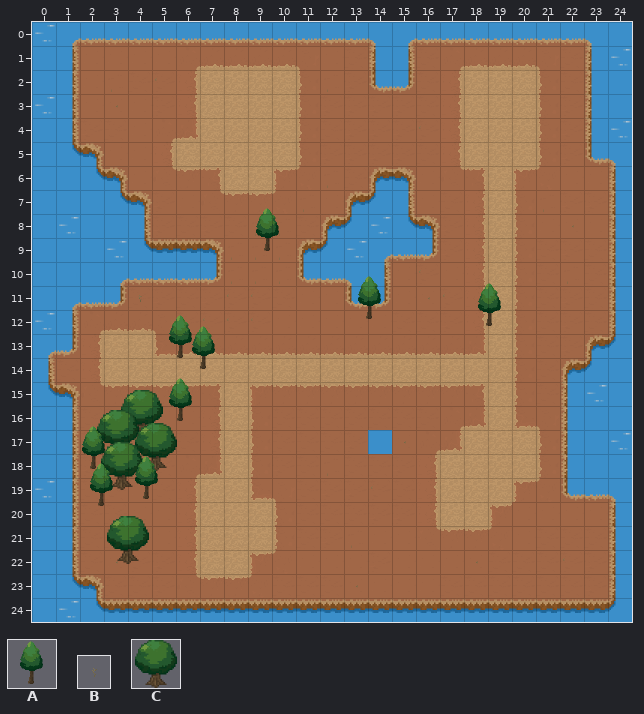
Level history. Tiled map (JSON): res/images/world/world.tmj. That is the earlier state.
Cells are 32x32 px. Shown: x 0..24, y 0..24.
Key: from "TreeTall": A 0; from "grass01": B 0; from "tree01": C 0.
Objects are placed by their top-left corner, in cells (3,4 is the top-left corner of cell 3,4); size is 1x1 cell unless given.
Layers that did not change in this view are not listed.
Objects on layer "decorLayer" before:
A "treeTall" at 8.8,7.7 size 2x2
B "grass" at 4,11
A "treeTall" at 13.1,10.5 size 2x2
A "treeTall" at 18.1,10.8 size 2x2
A at 5.2,12.2 size 2x2
A "treeTall" at 6.2,12.6 size 2x2
A "treeTall" at 5.2,14.8 size 2x2
C "treeWide" at 3.6,15.3 size 2x2
C "treeWide" at 2.6,16.2 size 2x2
C "treeWide" at 4.2,16.7 size 2x2
A "treeTall" at 1.6,16.8 size 2x2
C "treeWide" at 2.8,17.5 size 2x2
A "treeTall" at 3.8,18 size 2x2
A "treeTall" at 1.9,18.3 size 2x2
C "treeWide" at 3,20.6 size 2x2
The result:
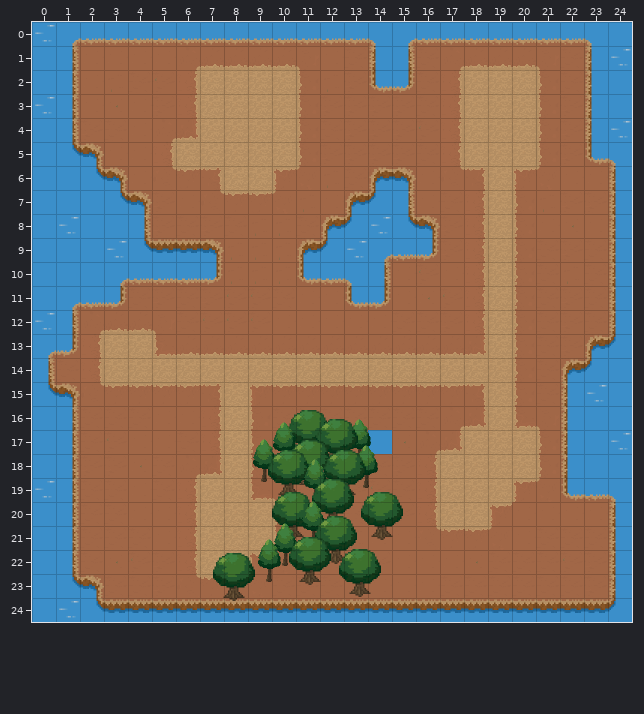
The commit says: collision rework, decor solidareas big update!!
Changes in this commit:
Layer "decorLayer":
changed: B "grass" at 4,11 -> B "grass" at 11,16
changed: C "treeWide" at 3,20.6 size 2x2 -> C "treeWide" at 11.7,16.5 size 2x2
changed: A "treeTall" at 13.1,10.5 size 2x2 -> A "treeTall" at 9.5,16.6 size 2x2
added: C at 10.5,16.2 size 2x2
added: A "treeTall" at 12.7,16.5 size 2x2
added: A "treeTall" at 8.7,17.3 size 2x2
added: C "treeWide" at 10.6,17.4 size 2x2
added: A "treeTall" at 13,17.6 size 2x2
added: C "treeWide" at 12,17.8 size 2x2
added: C "treeWide" at 9.7,17.8 size 2x2
added: A "treeTall" at 10.8,18.2 size 2x2
added: C "treeWide" at 11.5,19 size 2x2
added: C "treeWide" at 9.9,19.6 size 2x2
added: C "treeWide" at 13.6,19.6 size 2x2
added: A "treeTall" at 10.8,19.9 size 2x2
added: C "treeWide" at 11.7,20.6 size 2x2
added: A "treeTall" at 9.6,20.8 size 2x2
added: C "treeWide" at 10.6,21.5 size 2x2
added: A "treeTall" at 8.9,21.5 size 2x2
added: C "treeWide" at 12.7,22 size 2x2
added: C "treeWide" at 7.4,22.1 size 2x2
removed: A "treeTall" at 8.8,7.7 size 2x2
removed: A "treeTall" at 18.1,10.8 size 2x2
removed: A at 5.2,12.2 size 2x2
removed: A "treeTall" at 6.2,12.6 size 2x2
removed: A "treeTall" at 5.2,14.8 size 2x2
removed: C "treeWide" at 3.6,15.3 size 2x2
removed: C "treeWide" at 2.6,16.2 size 2x2
removed: C "treeWide" at 4.2,16.7 size 2x2
removed: A "treeTall" at 1.6,16.8 size 2x2
removed: C "treeWide" at 2.8,17.5 size 2x2
removed: A "treeTall" at 3.8,18 size 2x2
removed: A "treeTall" at 1.9,18.3 size 2x2
Pixel boxes of the changes (left, top, right, bottom) in both pictures:
removed: (256, 208, 279, 251)
old place: (358, 276, 381, 319)
removed: (478, 283, 501, 326)
old place: (138, 295, 142, 302)
removed: (169, 315, 215, 369)
removed: (82, 378, 192, 506)
changed: (213, 410, 403, 601)
old place: (107, 516, 149, 564)
